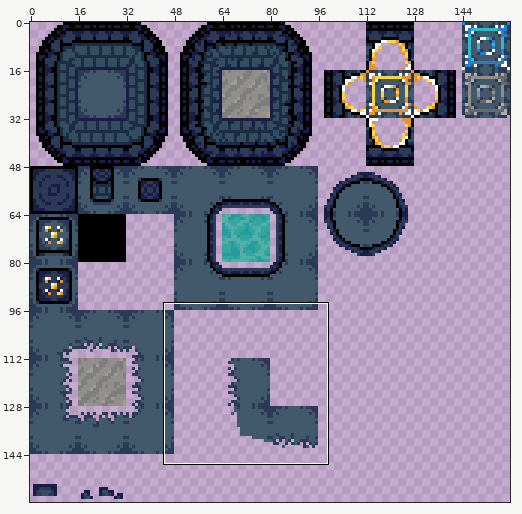
Sprite sheet: Assets/Environment/Alantis.png. Above: a wide view before the commit, with the close-up outlined.
Close-up. Before the edit:
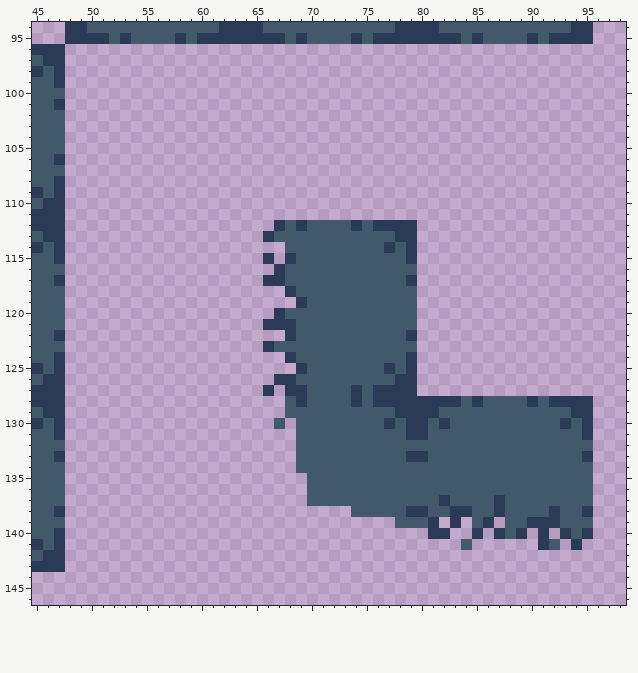
The file is 160x160 pixels. Shown: x 45..98, y 94..146.
Once edited:
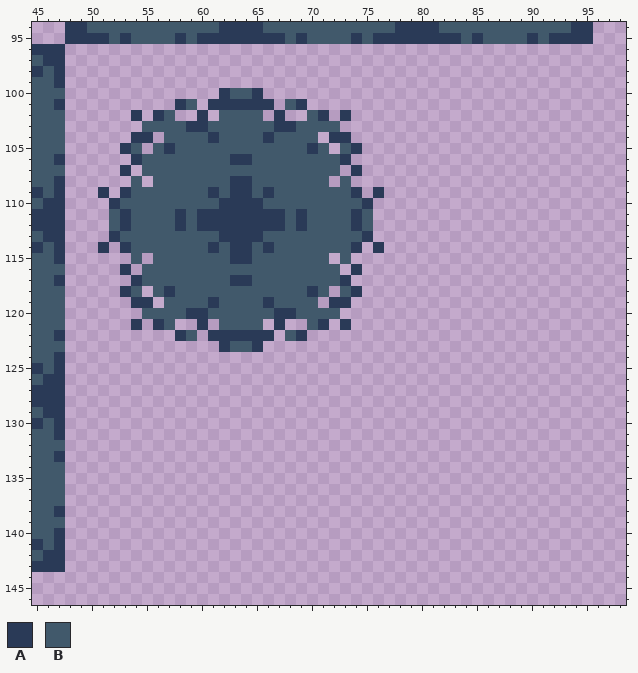
Palette (. is transparent): A #2a3a57  B #41596b
The edit:
@@ x 45..98 @@
  99 BBA...................................................
-100 BBB...................................................
-101 BBA...................................................
-102 BBB...................................................
-103 BBB...................................................
-104 BBB...................................................
-105 BBB...................................................
-106 BBA...................................................
-107 BBB...................................................
-108 BBA...................................................
-109 ABA...................................................
-110 BAA...................................................
-111 AAA...................................................
-112 AAA...................ABABBBBABAAAA...................
-113 BAA..................ABBBBBBBBBBBAA...................
-114 ABA....................BBBBBBBBBABA...................
-115 BBA..................A.ABBBBBBBBBBA...................
-116 BBB...................ABBBBBBBBBBBB...................
-117 BBA..................AABBBBBBBBBBBA...................
-118 BBB....................ABBBBBBBBBBB...................
-119 BBB.....................ABBBBBBBBBB...................
-120 BBB...................ABBBBBBBBBBBB...................
-121 BBB..................AAABBBBBBBBBBB...................
-122 BBA....................ABBBBBBBBBBA...................
-123 BBB..................ABBBBBBBBBBBBB...................
-124 BBA....................ABBBBBBBBBBA...................
-125 ABA.....................ABBBBBBBABA...................
-126 BAA...................AABBBBBBBBBAA...................
-127 AAA..................A.AABBBBABAAAA...................
-128 AAA....................BABBBBABAAAAAAAABABBBBABAAAA...
-129 BAA....................BBBBBBBBBBAAAABBBBBBBBBBBBAA...
-130 ABA...................B.BBBBBBBBABAABABBBBBBBBBBABA...
-131 BBA.....................BBBBBBBBBBAABBBBBBBBBBBBBBA...
-132 BBB.....................BBBBBBBBBBBBBBBBBBBBBBBBBBB...
-133 BBA.....................BBBBBBBBBBAABBBBBBBBBBBBBBA...
-134 BBB.....................BBBBBBBBBBBBBBBBBBBBBBBBBBB...
-135 BBB......................BBBBBBBBBBBBBBBBBBBBBBBBBB...
-136 BBB......................BBBBBBBBBBBBBBBBBBBBBBBBBB...
-137 BBB......................BBBBBBBBBBBBABBBBABBBBBBBB...
-138 BBA..........................BBBBBAABBAABBABBBBABBA...
-139 BBB..............................BBBA.A.BA.BBAAABBB...
-140 BBA.................................AA..A.ABA.A.ABA...
-141 ABA....................................B......AB.A....
+100 BBB..............ABBA.................................
+101 BBA..........AB.AAAAAA.BA.............................
+102 BBB......A.AB..A.BBBB.A..BA.A.........................
+103 BBB.......BBBBAABBBBBBAABBBB..........................
+104 BBB......AA.BBBBABBBBABBBB.AA.........................
+105 BBB.....AB.BABBBBBBBBBBBBAB.BA........................
+106 BBA......ABBBBBBBBAABBBBBBBBA.........................
+107 BBB.....A.BBBBBBBBBBBBBBBBBB.A........................
+108 BBA......B.BBBBBBBAABBBBBBB.B.........................
+109 ABA...A.ABBBBBBBABAABABBBBBBBA.A......................
+110 BAA....ABBBBBBBBBAAAABBBBBBBBBA.......................
+111 AAA....BABBBBABAAAAAAAABABBBBAB.......................
+112 AAA....BABBBBABAAAAAAAABABBBBAB.......................
+113 BAA....ABBBBBBBBBAAAABBBBBBBBBA.......................
+114 ABA...A.ABBBBBBBABAABABBBBBBBA.A......................
+115 BBA......B.BBBBBBBAABBBBBBB.B.........................
+116 BBB.....A.BBBBBBBBBBBBBBBBBB.A........................
+117 BBA......ABBBBBBBBAABBBBBBBBA.........................
+118 BBB.....AB.BABBBBBBBBBBBBAB.BA........................
+119 BBB......AA.BBBBABBBBABBBB.AA.........................
+120 BBB.......BBBBAABBBBBBAABBBB..........................
+121 BBB......A.AB..A.BBBB.A..BA.A.........................
+122 BBA..........AB.AAAAAA.BA.............................
+123 BBB..............ABBA.................................
+124 BBA...................................................
+125 ABA...................................................
+126 BAA...................................................
+127 AAA...................................................
+128 AAA...................................................
+129 BAA...................................................
+130 ABA...................................................
+131 BBA...................................................
+132 BBB...................................................
+133 BBA...................................................
+134 BBB...................................................
+135 BBB...................................................
+136 BBB...................................................
+137 BBB...................................................
+138 BBA...................................................
+139 BBB...................................................
+140 BBA...................................................
+141 ABA...................................................
 142 BAA...................................................
